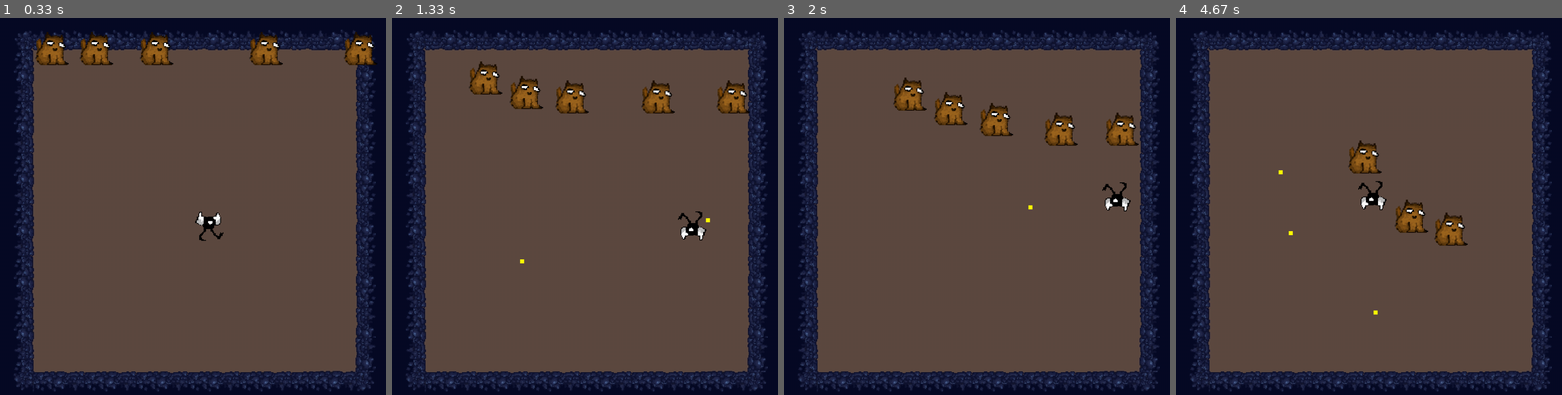
Above: before the commit, frames 1-4 (left to right).
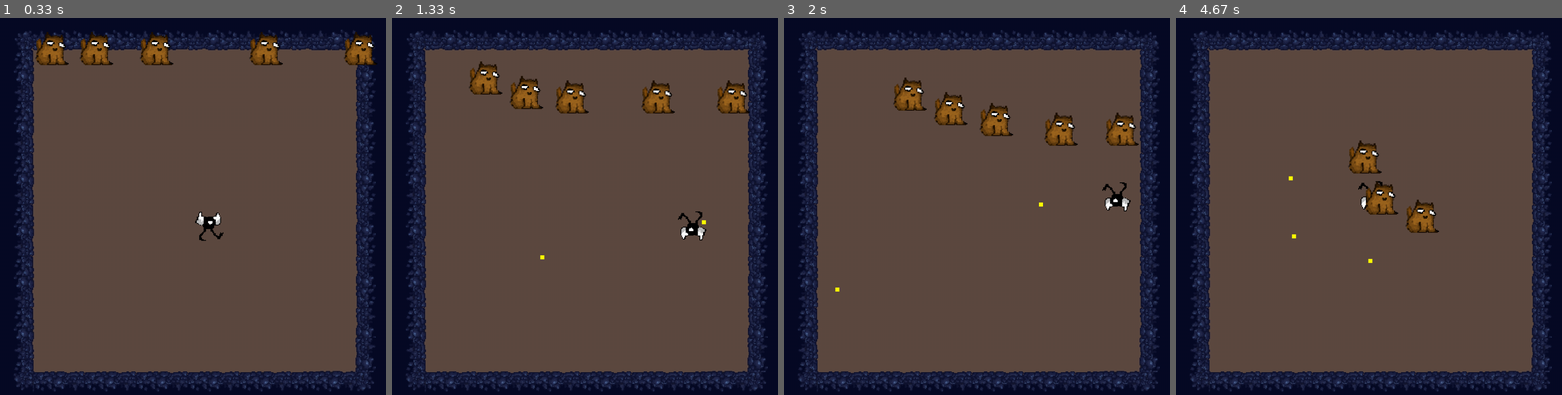
Above: after the commit, the same moments.

Repository: PouchyCorp/Pygame-TD
Game: pygame game, started from main.py
The game is run twice, just before and just after one commit, with the same random seed, the same clock (stepped at 60 frames per second) and the same inputs.
Inputs (mouse positions are in pixels of both pictures, inside the frame that each line leads up to):
- Up to frame 1 (0.33 s): no input
- Up to frame 2 (1.33 s): hold Space 0.33-0.8 s; hold Right 0.33-0.8 s; move the mouse to (569, 229) at 0.37 s; hold Right 0.83-1.3 s; move the mouse to (716, 198) at 0.87 s
- Up to frame 3 (2 s): hold Up 1.33-1.63 s; move the mouse to (880, 214) at 1.37 s; hold Right from 1.67 s (still down); move the mouse to (853, 149) at 1.7 s
- Up to frame 4 (4.67 s): release Right at 2.13 s; hold Left 2.17-2.7 s; move the mouse to (1430, 70) at 2.2 s; hold Down 2.73-3.03 s; move the mouse to (1415, 244) at 2.77 s; tap Space at 3.07, 3.47, 3.77, 3.9, 4.3, 4.6 s; hold Left 3.4-3.8 s; move the mouse to (1226, 198) at 3.43 s; hold Up 3.83-4.2 s; move the mouse to (1349, 315) at 3.87 s; hold Right from 4.23 s (still down); move the mouse to (1369, 259) at 4.27 s

Frame 1 is identical in both runs. In frame 2, less than 0.1% of the frame differs, in the area x 33-83%, y 53-66%; in frame 3, less than 0.1%; in frame 4, 1.8%, in the area x 26-76%, y 40-79%.

Commit message:
Update main.py

Diff:
--- a/main.py
+++ b/main.py
@@ -98,19 +98,14 @@
 
         # DASH :3
         if keys[pygame.K_SPACE] and can_dash:
-            if pygame.time.get_ticks() - last_dash_time >= cooldown * 1000:
-                playerXPrev = self.x
-                playerYPrev = self.y
+            if pygame.time.get_ticks() - last_dash_time >= cooldown * 1000 and 0 < self.x + movDir[0] * self.vel * dash_distance < WIDTH and 0 < self.y + movDir[1] * self.vel * dash_distance < HEIGHT:
                 self.x += movDir[0] * self.vel * dash_distance
                 self.y += movDir[1] * self.vel * dash_distance
-                if self.x < 100 or self.x > 900 or self.y < 100 or self.y > 900:
-                    self.x = playerXPrev
-                    self.y = playerYPrev
-                    print("noooooooooo")
                 last_dash_time = pygame.time.get_ticks()
                 can_dash = False
         else:
             can_dash = True
+
 
     def orientation(self, movDir):
         if movDir != [0, 0]:
@@ -224,7 +219,6 @@
         if currentLevel != len(levels)-1:
             currentLevel = currentLevel + 1
             enemySpawner(enemies, levels, currentLevel)
-            player.x, player.y = (120,500,)
 
 def playerBulletsInit(player, bullets):
     global bullet
@@ -264,43 +258,59 @@
 def main():
     run = True
     clock = pygame.time.Clock()
-    BorderLine(100, 10, 800, 100, borderLines)
-    BorderLine(900, 10, 100, 900, borderLines)
-    BorderLine(10, 900, 900, 100, borderLines)
-    BorderLine(10, 100, 100, 800, borderLines)
+
+    BorderLine(100, 10, 800, 10, borderLines)
+    BorderLine(900, 10, 10, 900, borderLines)
+    BorderLine(10, 900, 900, 10, borderLines)
+    BorderLine(10, 100, 10, 800, borderLines)
+
     Level(0, 5, (500, 500), 1, 1, levels)
     Level(1, 10, (400, 400), 1, 2, levels)
     Level(2, 15, (300, 300), 1, 3, levels)
+
     global player
     player = Player(levels[currentLevel].playerStartPos[0], levels[currentLevel].playerStartPos[1], PLAYER_WIDTH, PLAYER_HEIGHT, PLAYER_VEL)
     wall = pygame.Rect(1000, 2000, wallWidth, wallHeight)
     attackSpeed = 30
     attackSpeedIncrement = 0
     gameOver = True
+
     # fait spawn les noobies
+
     enemySpawner(enemies, levels, currentLevel)
     while run:
+
         # tick par seconde du gaming
+
         clock.tick(60)
-        pygame.display.flip()
+
         # variable qui definie la position du joueur
+
         playerXPrev = player.x
         playerYPrev = player.y
         for event in pygame.event.get():
             if event.type == pygame.QUIT:
                 run = False
                 break
+
         # deplacement du joueur (voir class Player)
+
         keys = pygame.key.get_pressed()
         player.basicPlayerMov(keys, movDir)
         playerXYSync(player)
+
         # sync du sprite et de la hit box des enemies
+
         for enemy in enemies:
             enemyXYSync(enemy)
+
         # collision du mur avec le joueur UwU
+
         for enemy in enemies:
             enemyWallCollision(enemy, wall, enemies, player)
+
         # bullet firing
+
         if True:
             attackSpeedIncrement += clock.get_fps()/attackSpeed
             if attackSpeedIncrement >= clock.get_fps() and clock.get_fps() != 0:
@@ -308,12 +318,18 @@
                 attackSpeedIncrement = 0
                 playerBulletsInit(player, bullets)
             playerWeapon(player, bullets, enemies, wall, borderLines)
+
         # entity orientation
+
         player.collision(enemies, wall, playerXPrev, playerYPrev, borderLines)
         player.orientation(movDir)
+
         # level management
+
         levelManager(levels, enemies)
+
         # object rendering
+
         draw(player, wall, enemies, bullets)
 
     pygame.quit()
